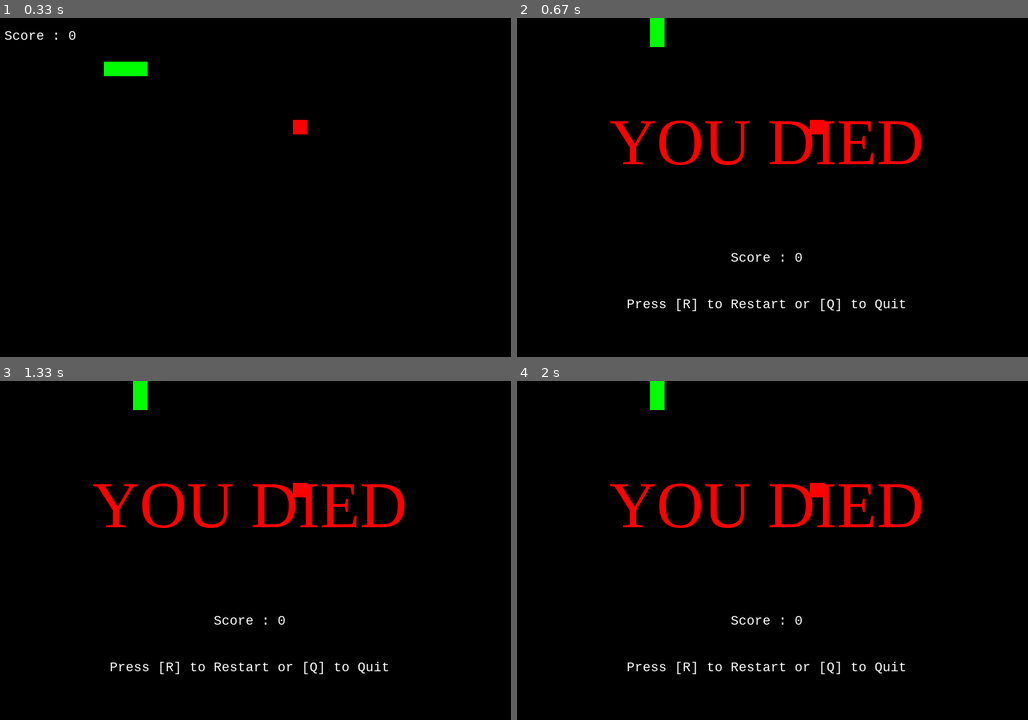
Above: before the commit, frames 1-4 (two rows, left to right).
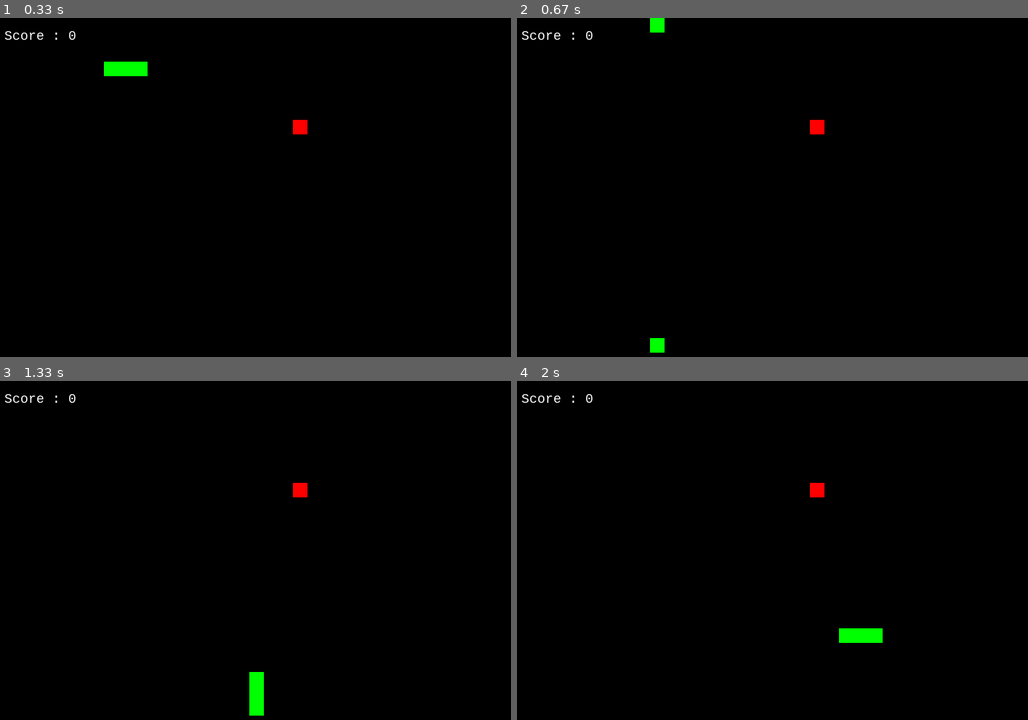
Above: after the commit, the same moments.

Repository: sobadrush/Pygame_Snake
Game: pygame game, started from snake.py
The game is run twice, just before and just after one commit, with the same random seed, the same clock (stepped at 60 frames per second) and the same inputs.
Inputs:
- Up to frame 1 (0.33 s): no input
- Up to frame 2 (0.67 s): tap W at 0.33 s
- Up to frame 3 (1.33 s): hold Right 0.67-1.13 s; hold Up from 1.17 s (still down)
- Up to frame 4 (2 s): release Up at 1.47 s; hold Right 1.5-1.97 s

Frame 1 is identical in both runs. In frame 2, 3.3% of the frame differs, in the area x 0-80%, y 3-99%; in frame 3, 3.6%, in the area x 0-80%, y 0-99%; in frame 4, 3.6%.

Commit message:
[feat] 增加邊界處理功能，讓蛇在觸碰邊界時從另一側出現

Diff:
--- a/snake.py
+++ b/snake.py
@@ -114,9 +114,16 @@
             pygame.draw.rect(screen, GREEN, pygame.Rect(pos[0], pos[1], BLOCK_SIZE, BLOCK_SIZE))
         pygame.draw.rect(screen, RED, pygame.Rect(food_pos[0], food_pos[1], BLOCK_SIZE, BLOCK_SIZE))
 
-        if snake_pos[0] < 0 or snake_pos[0] >= screen_width or snake_pos[1] < 0 or snake_pos[1] >= screen_height:
-            game_over_message(score)
-            main()
+        # 若接觸邊界則從另一側出現
+        if snake_pos[0] >= screen_width:
+            snake_pos[0] = 0
+        elif snake_pos[0] < 0:
+            snake_pos[0] = screen_width - BLOCK_SIZE
+        if snake_pos[1] >= screen_height:
+            snake_pos[1] = 0
+        elif snake_pos[1] < 0:
+            snake_pos[1] = screen_height - BLOCK_SIZE
+
         for block in snake_body[1:]:
             if snake_pos[0] == block[0] and snake_pos[1] == block[1]:
                 game_over_message(score)
